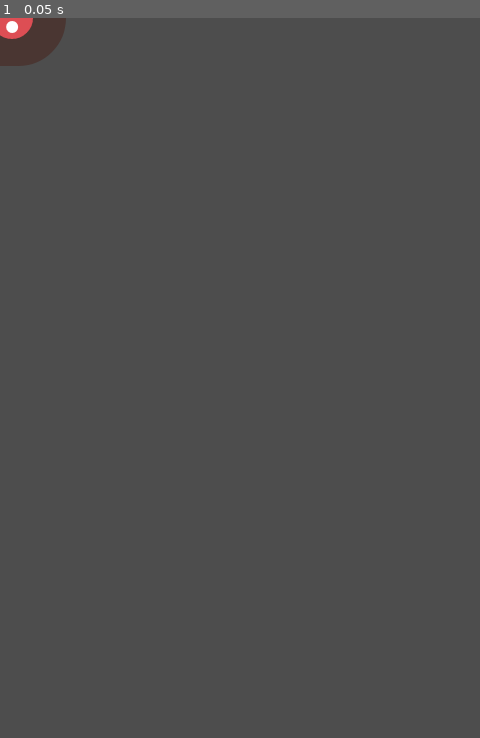
Above: before the commit, frame 1.
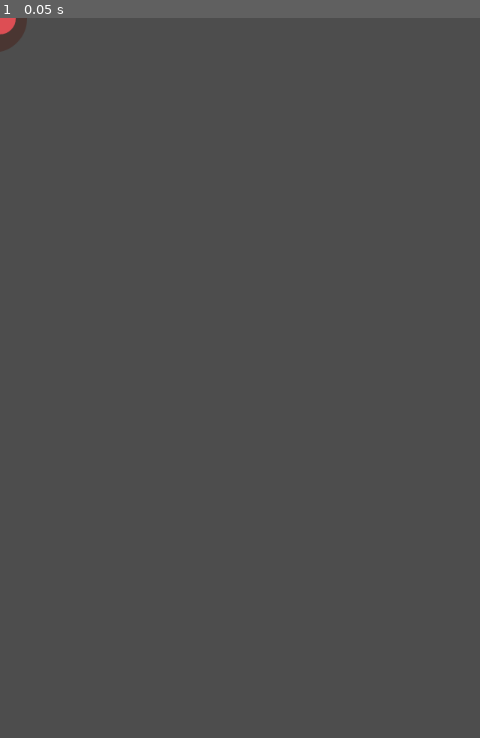
Above: after the commit, the same moment.

Repository: kggibson1/first_godot_game_2D
Game: Godot game, scene res://mob.tscn
Two runs of this game, one before a commit and one after it. Both use one fixed random seed, a clock stepped at 60 frames per second and the inputs below. This scene is started directly instead of the project's main scene.
Inputs:
- Up to frame 1 (0.05 s): no input

The runs differ from the first frame. In frame 1, 0.7% of the frame differs, in the area x 0-14%, y 0-7%.

Commit message:
Set scale of Mobs to (0.75, 0.75)

Diff:
--- a/mob.tscn
+++ b/mob.tscn
@@ -48,8 +48,11 @@
 gravity_scale = 0.0
 
 [node name="AnimatedSprite2D" type="AnimatedSprite2D" parent="."]
+scale = Vector2(0.75, 0.75)
 sprite_frames = SubResource("SpriteFrames_pcqmr")
-animation = &"walk"
+animation = &"fly"
+frame = 1
+frame_progress = 0.869114
 metadata/_edit_group_ = true
 
 [node name="CollisionShape2D" type="CollisionShape2D" parent="."]
